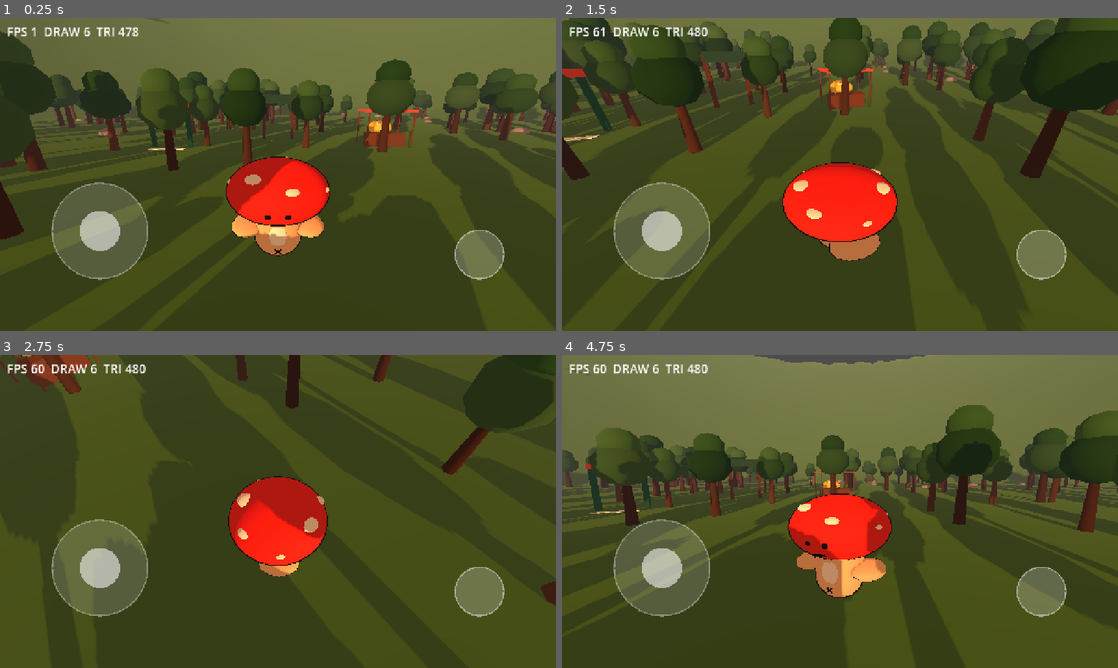
Above: before the commit, frames 1-4 (two rows, left to right).
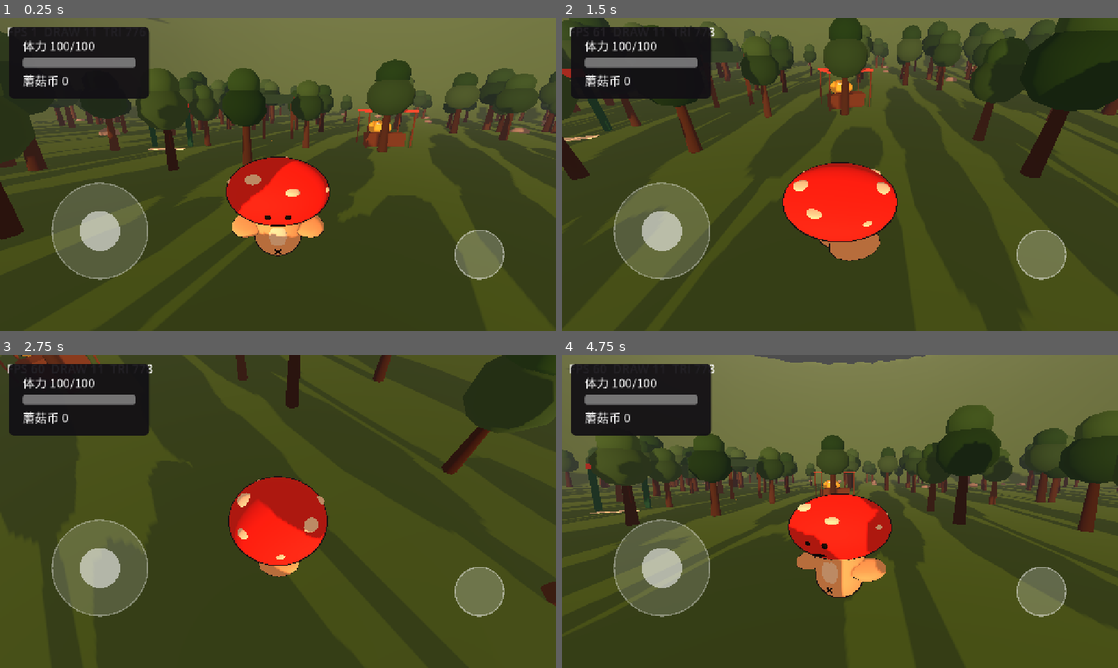
Above: after the commit, the same moments.

Repository: tuzkimo/fungi-party
Game: Godot game, scene res://game/main.tscn
Two runs of this game, one before a commit and one after it. Both use one fixed random seed, a clock stepped at 60 frames per second and the inputs below.
Inputs (mouse positions are in pixels of both pictures, inside the frame that each line leads up to):
- Up to frame 1 (0.25 s): no input
- Up to frame 2 (1.5 s): move the mouse to (962, 158) at 0.52 s; hold D (move_right) 0.53-1.25 s; hold Ctrl (orbit) 0.53-1.25 s; click (962, 158) at 0.67 s; tap Space (jump) at 0.77 s; drag from (728, 190) to (812, 237) at 1.27 s
- Up to frame 3 (2.75 s): tap Enter at 2 s; move the mouse to (333, 442) at 2.02 s; hold D (move_right) from 2.03 s (still down); hold Ctrl (orbit) from 2.03 s (still down); click (333, 442) at 2.17 s
- Up to frame 4 (4.75 s): release D (move_right) at 2.75 s; release Ctrl (orbit) at 2.75 s; drag from (812, 574) to (673, 464) at 2.77 s; tap Space (jump) at 3.5, 3.77 s; move the mouse to (1006, 558) at 3.52 s; hold A (move_left) 3.53-4.25 s; hold Ctrl (orbit) 3.53-4.25 s; click (1006, 558) at 3.67 s; drag from (673, 464) to (756, 433) at 4.27 s

The runs differ from the first frame. In frame 1, 5.7% of the frame differs, in the area x 1-27%, y 2-26%; in frame 2, 5.5%; in frame 3, 5.7%; in frame 4, 5.8%, in the area x 1-28%, y 2-26%.

Commit message:
v3：森林 HUD 显示体力与蘑菇币，体力见底提示回帐篷

Diff:
--- a/game/main.tscn
+++ b/game/main.tscn
@@ -9,6 +9,7 @@
 [ext_resource type="Script" path="res://game/main.gd" id="7_main"]
 [ext_resource type="Script" path="res://game/ui/bomb_panel.gd" id="8_bomb"]
 [ext_resource type="Script" path="res://game/ui/tent_panel.gd" id="9_tent_panel"]
+[ext_resource type="Script" path="res://game/ui/day_hud.gd" id="10_day_hud"]
 
 [node name="Main" type="Node3D"]
 script = ExtResource("7_main")
@@ -34,3 +35,6 @@
 
 [node name="TentPanel" type="CanvasLayer" parent="."]
 script = ExtResource("9_tent_panel")
+
+[node name="DayHUD" type="CanvasLayer" parent="."]
+script = ExtResource("10_day_hud")
--- /dev/null
+++ b/game/ui/day_hud.gd
@@ -0,0 +1,80 @@
+class_name DayHUD
+extends CanvasLayer
+
+## 森林左上角常驻：体力条、蘑菇币、见底提示。
+## 0.25 秒读一次存档（Save.read 是读文件，别每帧），睡觉/吃饭后靠 DayLoop.changed 立刻更新。
+
+const REFRESH_SECONDS := 0.25
+const WARN_COLOR := Color(1.0, 0.45, 0.40)
+
+var _root: Control
+var _stamina: Label
+var _bar: ProgressBar
+var _coins: Label
+var _hint: Label
+var _wired := false
+
+
+func _ready() -> void:
+	var panel := PanelContainer.new()
+	panel.name = "Root"
+	panel.position = Vector2(20.0, 20.0)
+	panel.custom_minimum_size = Vector2(320.0, 0.0)
+	panel.mouse_filter = Control.MOUSE_FILTER_IGNORE
+	panel.theme = UIStyle.theme()
+	panel.add_theme_stylebox_override("panel", UIStyle.panel())
+	add_child(panel)
+	_root = panel
+
+	var box := VBoxContainer.new()
+	box.add_theme_constant_override("separation", 8)
+	box.mouse_filter = Control.MOUSE_FILTER_IGNORE
+	panel.add_child(box)
+
+	_stamina = Label.new()
+	box.add_child(_stamina)
+
+	_bar = ProgressBar.new()
+	_bar.min_value = 0.0
+	_bar.max_value = float(Config.STAMINA_MAX)
+	_bar.show_percentage = false
+	_bar.custom_minimum_size = Vector2(260.0, 22.0)
+	box.add_child(_bar)
+
+	_coins = Label.new()
+	box.add_child(_coins)
+
+	_hint = Label.new()
+	_hint.text = "回帐篷睡觉"
+	_hint.visible = false
+	box.add_child(_hint)
+
+	var timer := Timer.new()
+	timer.wait_time = REFRESH_SECONDS
+	timer.autostart = true
+	timer.timeout.connect(_refresh)
+	add_child(timer)
+
+	_refresh()
+
+
+func _refresh() -> void:
+	var day_loop := get_tree().get_first_node_in_group("day_loop") as DayLoop
+	if day_loop == null:
+		_root.visible = false
+		return
+	_root.visible = true
+	if not _wired:
+		day_loop.changed.connect(_refresh)
+		_wired = true
+
+	var stamina := day_loop.stamina
+	_stamina.text = "体力 %d/%d" % [stamina, Config.STAMINA_MAX]
+	_bar.value = float(stamina)
+	_coins.text = "蘑菇币 %d" % int(Save.read()["coins"])
+	if Day.exhausted(stamina):
+		_stamina.add_theme_color_override("font_color", WARN_COLOR)
+		_hint.visible = true
+	else:
+		_stamina.remove_theme_color_override("font_color")
+		_hint.visible = false
Not shown: 1 places in game/main.tscn that only renumber resources
